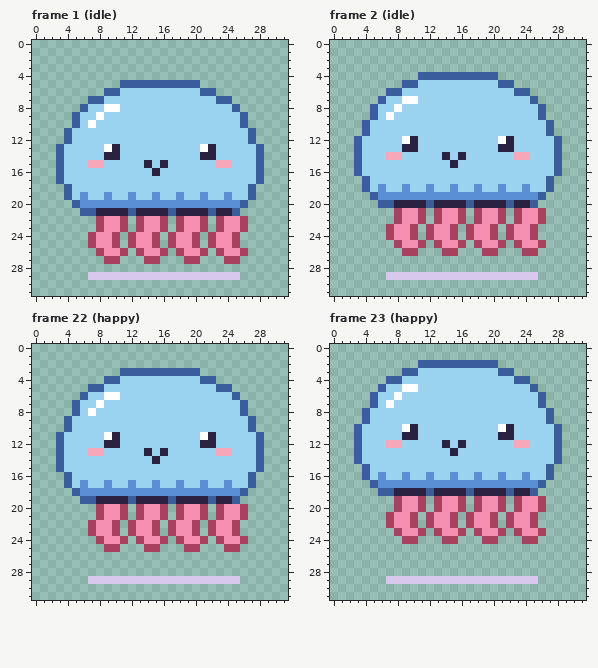
Edited in one commit: pixel-art file (art/characters/ocean/jellop.aseprite). Above is the file before it was changed.
32x32 pixels, 28 frames. Shown: frame 1 (idle), frame 2 (idle), frame 22 (happy), frame 23 (happy). The commit also changed other frames, which this record leaves out.
Now the later version:
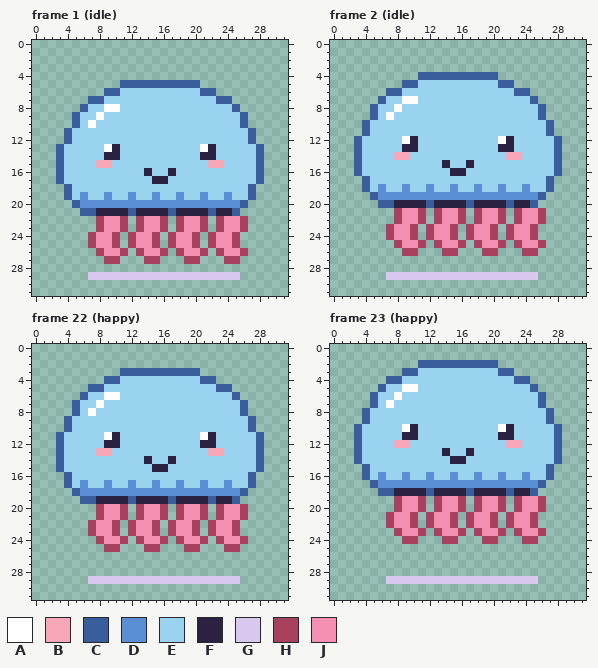
Palette (. is transparent): A #ffffff  B #f7a8b8  C #3a5d9c  D #5a8fd6  E #9ad3f0  F #2b2140  G #d9c8ee  H #a8405f  J #f48fb1
Change:
layer "face" added
Changed rows in their new state; - is an unchanged pixel.
Frame 1 (idle), layers "face", "pet":
first column x 7:
15 E-B----E-E-----B-E
16 -------FE-F-------
17 --------FF--------
Frame 2 (idle), layers "face", "pet":
first column x 7:
14 E-B----E-E-----B-E
15 -------FE-F-------
16 --------FF--------
Frame 22 (happy), layers "face", "pet":
first column x 7:
13 E-B----E-E-----B-E
14 -------FE-F-------
15 --------FF--------
Frame 23 (happy), layers "face", "pet":
first column x 7:
12 E-B----E-E-----B-E
13 -------FE-F-------
14 --------FF--------
